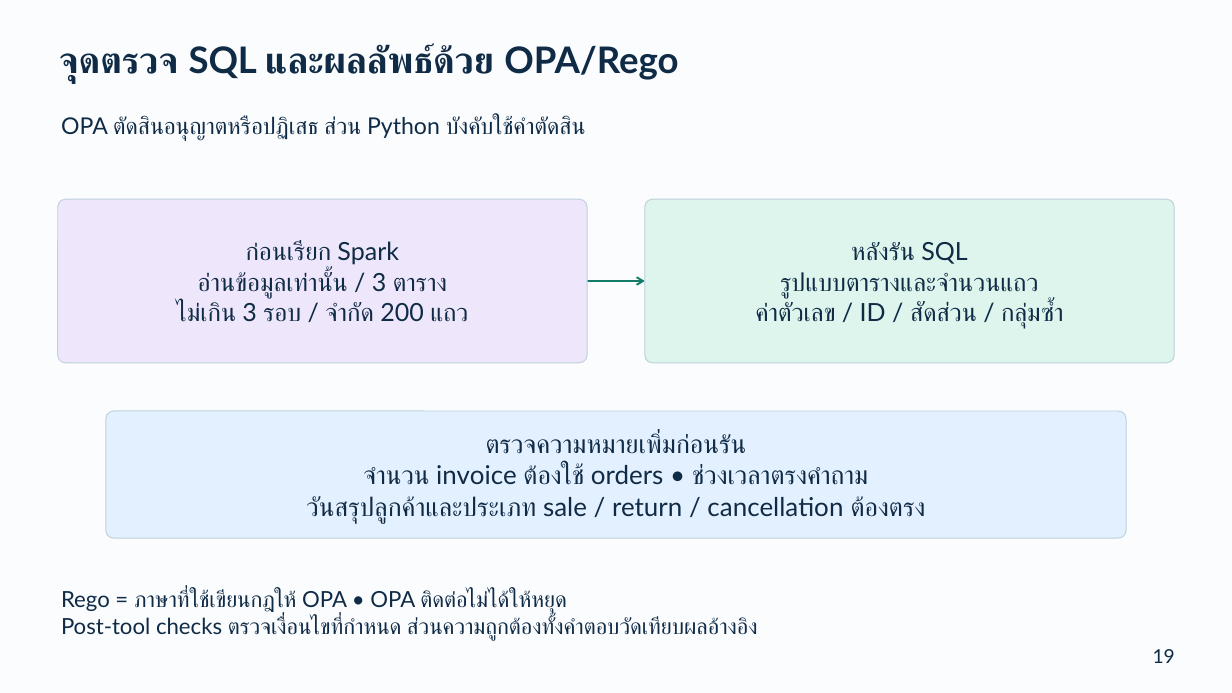
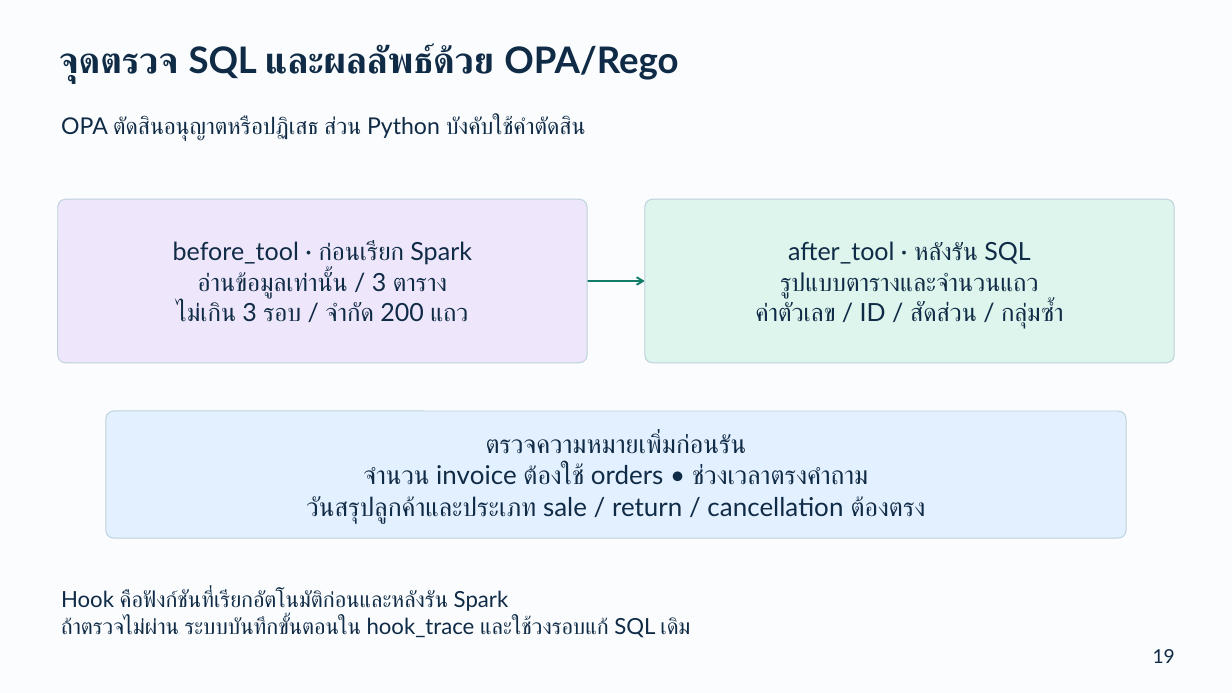
Before and after one commit to NATTAPAT-LEUNGRUNGSAP/customer-intelligence-agent-spark-hdfs, a slide deck: slide 19 of presentation/customer-intelligence-system-guide.pptx. Drawn at 1232x693 pixels with LibreOffice and Linux fonts; fonts in the diff are those of the drawing. Boxes give left, top, right and bottom in pixels: in the first picture for what was removed or moved away, otherwise in the second. Text is boxed around its words. In the diff, an @@ line names an element or a change of style, - is before the commit and + after.

Commit message:
Update SQL evaluation, tool hooks, and presentation

```diff
--- a/presentation/customer-intelligence-system-guide.pptx
+++ b/presentation/customer-intelligence-system-guide.pptx
@@ text in rounded rectangle at box(173, 241, 472, 267): text changed @@
-ก่อนเรียก Spark
+before_tool · ก่อนเรียก Spark
@@ text in rounded rectangle at box(788, 241, 1030, 264): text changed @@
-หลังรัน SQL
+after_tool · หลังรัน SQL
@@ text at box(61, 590, 690, 638): text changed @@
-Rego = ภาษาที่ใช้เขียนกฎให้ OPA • OPA ติดต่อไม่ได้ให้หยุด
-Post-tool checks ตรวจเงื่อนไขที่กำหนด ส่วนความถูกต้องทั้งคำตอบวัดเทียบผลอ้างอิง
+Hook คือฟังก์ชันที่เรียกอัตโนมัติก่อนและหลังรัน Spark
+ถ้าตรวจไม่ผ่าน ระบบบันทึกขั้นตอนใน hook_trace และใช้วงรอบแก้ SQL เดิม
```
Also in this commit, not shown: 5 other slides changed, 25 other files.
